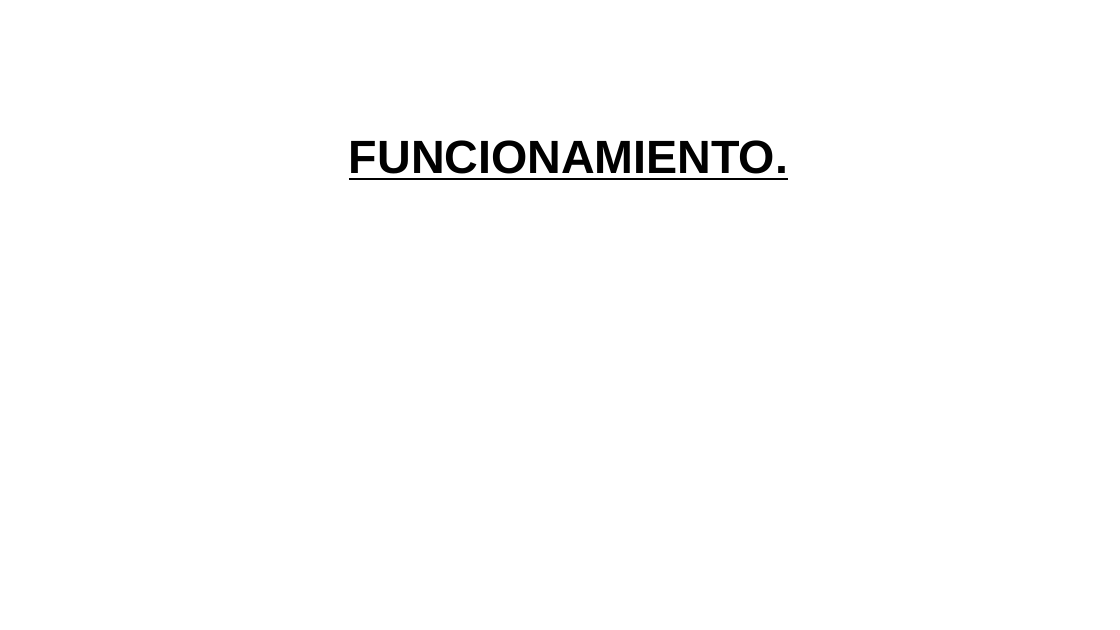
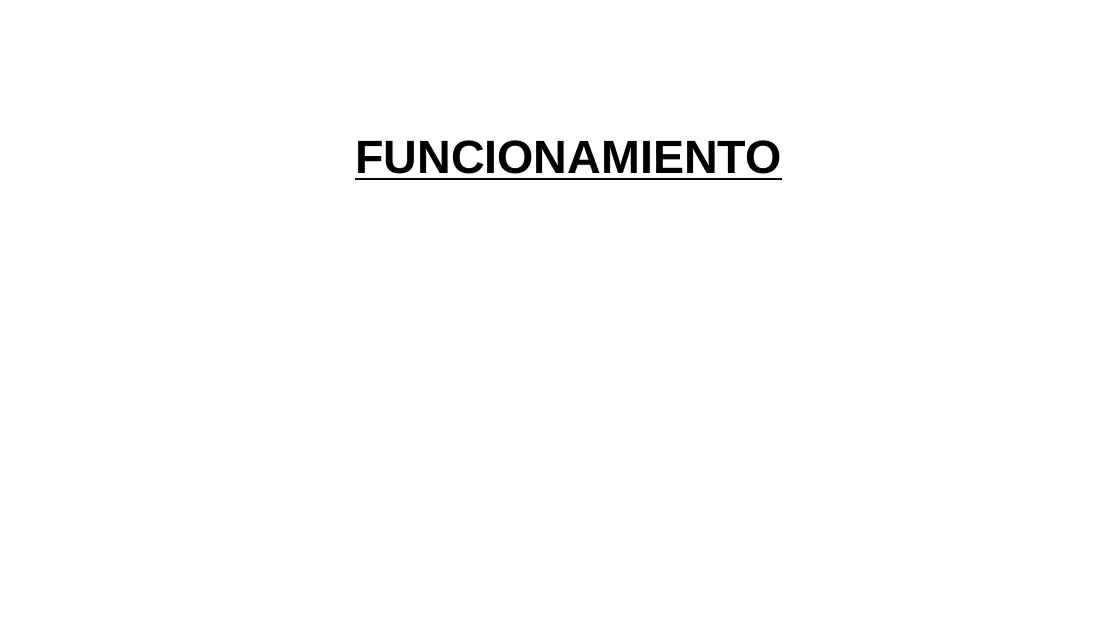
Before and after one commit to aigora/twA109-jaime-pablo-sara, a slide deck: slide 17 of trabajoinformatica_sinterminar.pptx. Drawn at 1120x630 pixels with LibreOffice and Linux fonts; fonts in the diff are those of the drawing; background and template pictures are left out. Boxes give left, top, right and bottom in pixels: in the first picture for what was removed or moved away, otherwise in the second. Text is boxed around its words. In the diff, an @@ line names an element or a change of style, - is before the commit and + after.

```diff
--- a/trabajoinformatica_sinterminar.pptx
+++ b/trabajoinformatica_sinterminar.pptx
@@ text at (355,140,781,180): text changed @@
-FUNCIONAMIENTO.
+FUNCIONAMIENTO
```
Also in this commit, not shown: 7 other slides changed.
